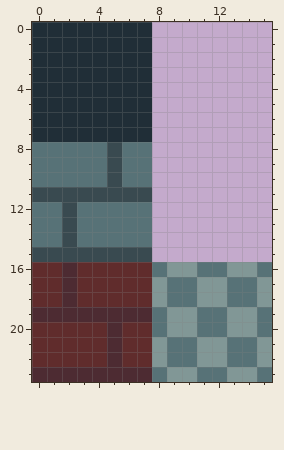
Two states of a pixel-art file, assets/images/buildingtile.aseprite. The picture above was drawn from the file before the commit.
16x24 pixels, 1 frame.
New version:
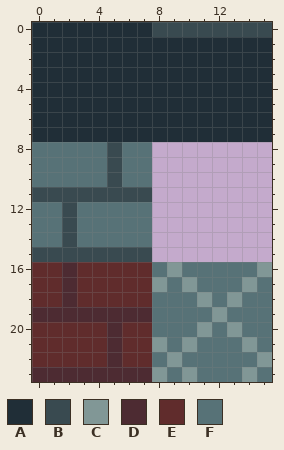
Palette (. is transparent): A #202e37  B #394a50  C #819796  D #4d2b32  E #602c2c  F #577277
The edit:
Colour A is added in rows 1 to 7 at x 8 to 15.
Colour B is added in row 0 at x 8 to 15.
Colour C replaces colour F in row 16 at x 15; in row 17 at x 10 and 14; in row 18 at x 13; in row 19 at x 12; in row 20 at x 11; in row 21 at x 10 and 14.
Colour C replaces colour F in row 22 at x 9; in row 23 at x 8.
Colour F replaces colour C in row 16 at x 10 and 13 to 14; in row 17 at x 11 to 12 and 15; in row 18 at x 8, 12 and 15; in row 19 at x 9 to 10 and 13 to 14; in row 20 at x 9 to 10 and 14; in row 21 at x 11 to 12 and 15.
Colour F replaces colour C in row 22 at x 8 and 11 to 12; in row 23 at x 9 and 13.
Boxes around the changes in both pictures, in picture pixels (x1, y1, x2, y2):
added: (152, 22, 272, 142)
changed: (152, 262, 272, 382)
